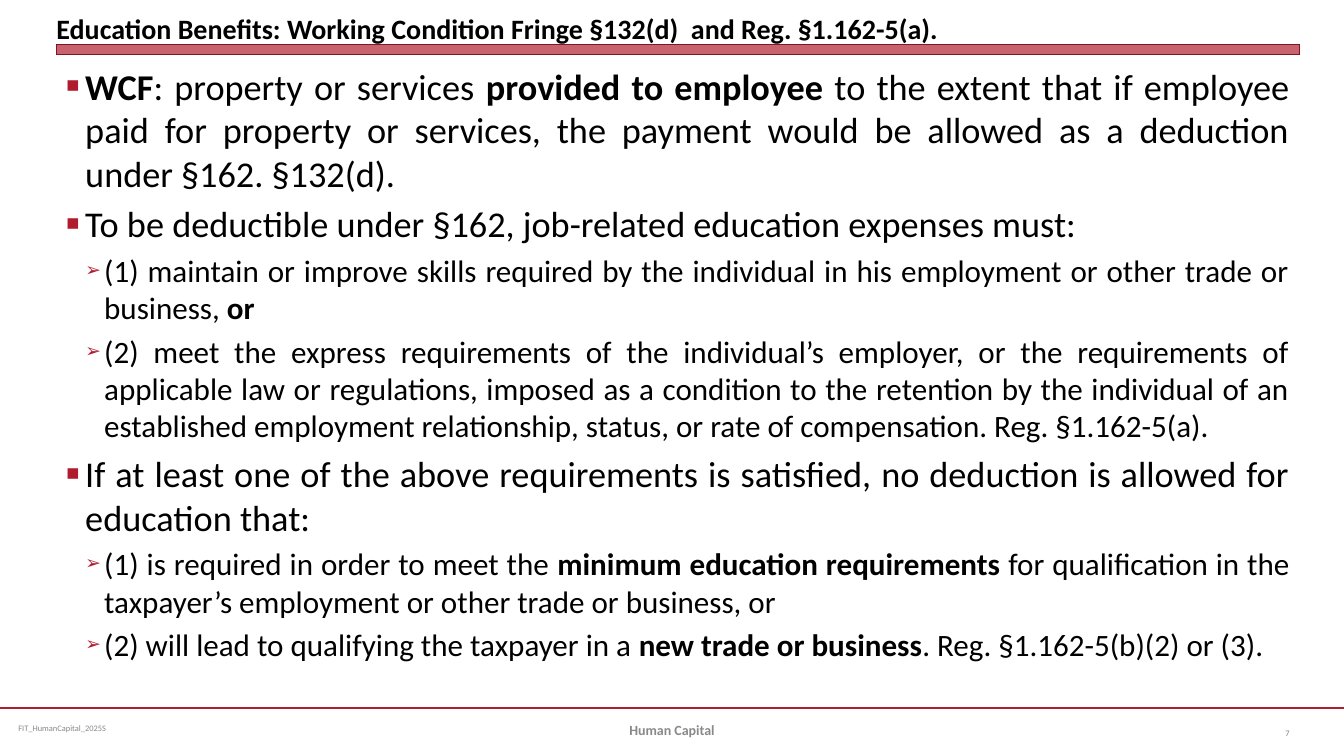
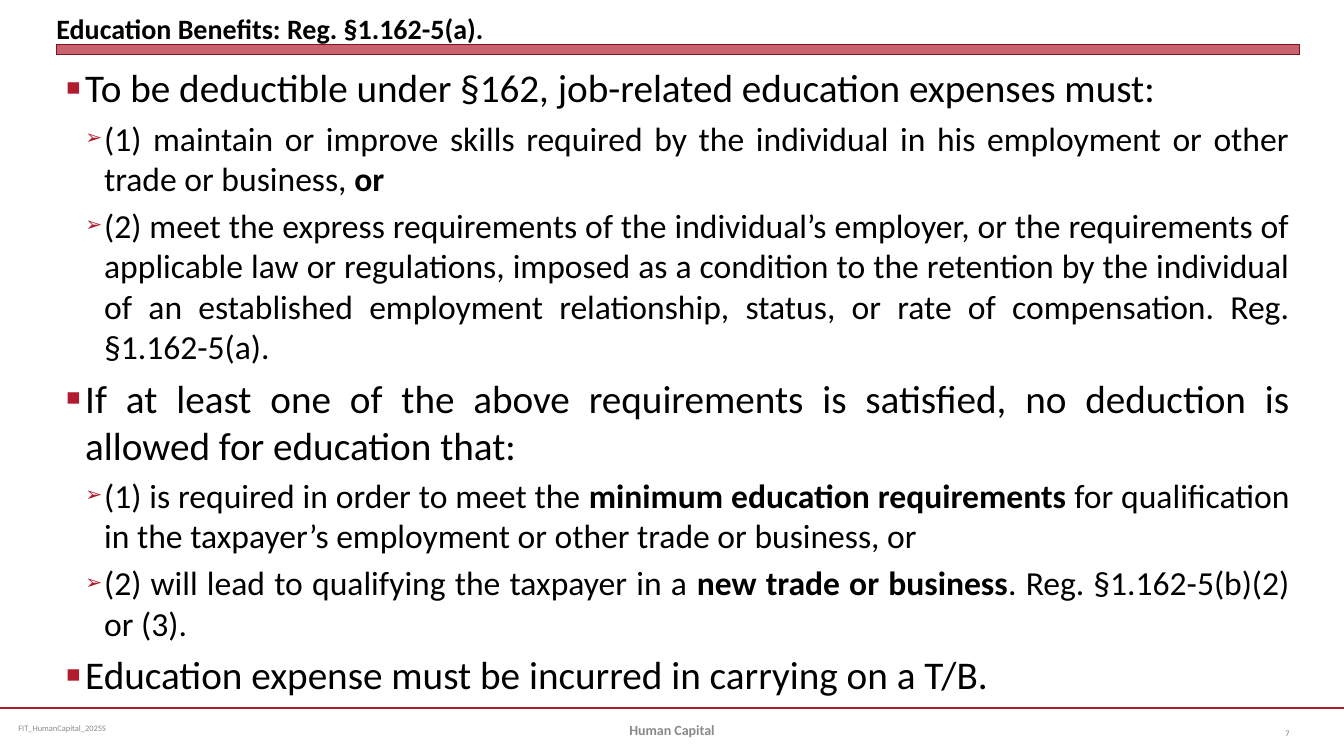
Before and after one commit to jmc877/Fed-Income-Tax, a slide deck: slide 7 of slides/FIT_HumanCapital_2025S.pptx. Drawn at 1344x756 pixels with LibreOffice and Linux fonts; fonts in the diff are those of the drawing. Boxes give left, top, right and bottom in pixels: in the first picture for what was removed or moved away, otherwise in the second. Text is boxed around its words. In the diff, an @@ line names an element or a change of style, - is before the commit and + after.

```diff
--- a/slides/FIT_HumanCapital_2025S.pptx
+++ b/slides/FIT_HumanCapital_2025S.pptx
@@ title at bbox=[56, 18, 484, 46]: text changed @@
-Education Benefits: Working Condition Fringe §132(d) and Reg. §1.162-5(a).
+Education Benefits: Reg. §1.162-5(a).
@@ text at bbox=[85, 74, 1289, 192]: paragraph removed @@
-■ WCF: property or services provided to employee to the extent that if employee paid for property or services, the payment would be allowed as a deduction under §162. §132(d).
@@ text at bbox=[85, 74, 1289, 641]: size 25.9 to 28 pt in "To be deductible under §162, job-related education ...", "If at least one of the above ..."; size 22.2 to 24 pt in "(1) maintain or improve skills required by ...", "(2) meet the express requirements of the ...", "(1) is required in order to meet ...", "(2) will lead to qualifying the taxpayer ..." @@
@@ text at bbox=[85, 661, 987, 696]: paragraph added @@
+■ Education expense must be incurred in carrying on a T/B.
```
Also in this commit, not shown: 2 slides added, 2 other files.
